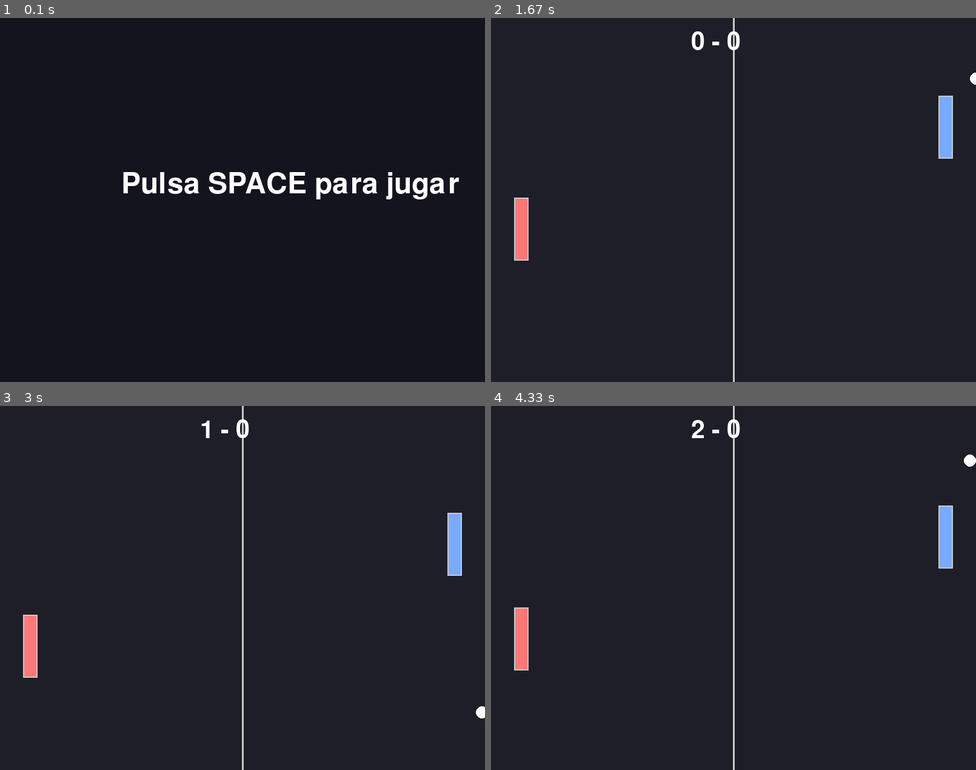
Above: before the commit, frames 1-4 (two rows, left to right).
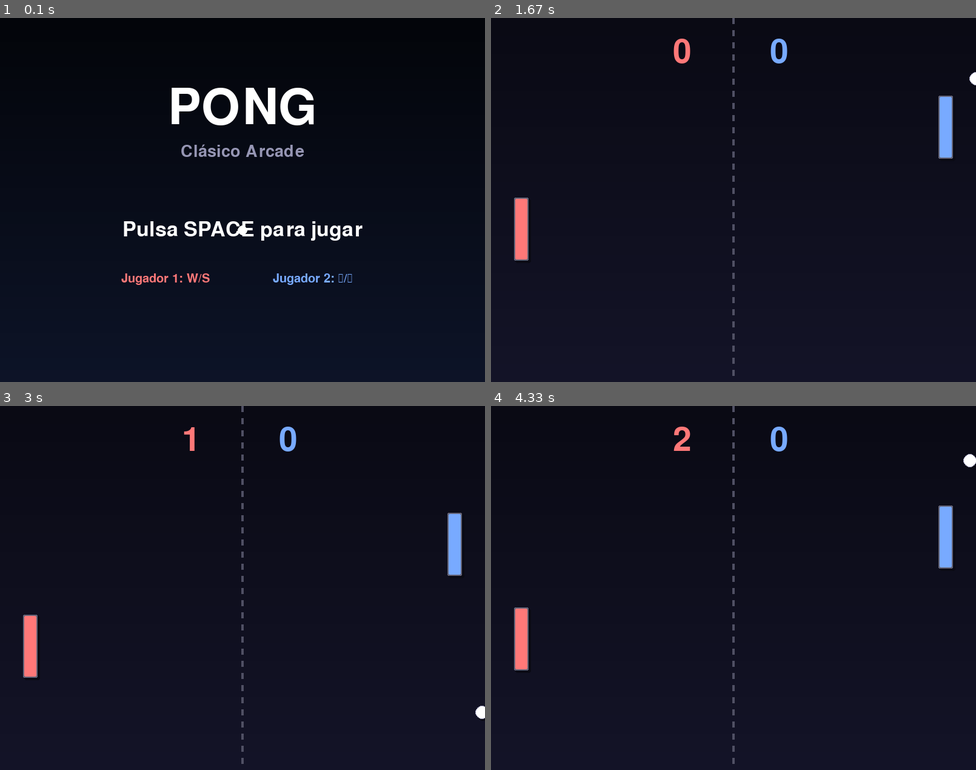
Above: after the commit, the same moments.

Repository: franjdaw/Juego-Ping-Pong-Pygame
Game: pygame game, started from main.py
Same seed, same stepped clock (60 frames per second), same inputs: the game is played once before the commit and once after it.
Inputs:
- Up to frame 1 (0.1 s): no input
- Up to frame 2 (1.67 s): tap Space at 0.33, 0.73, 1.03, 1.23, 1.57 s; hold Up 0.67-1.13 s; hold Down 1.17-1.47 s; hold S 1.17-1.47 s; hold Up from 1.5 s (still down); hold W from 1.5 s (still down)
- Up to frame 3 (3 s): release Up at 1.87 s; release W at 1.87 s; hold Down 1.9-2.27 s; hold S 1.9-2.27 s; tap Space at 1.97, 2.37, 2.7 s; hold Up 2.3-2.6 s; hold W 2.3-2.6 s; hold Down 2.63-2.93 s; hold S 2.63-2.93 s; hold Up from 2.97 s (still down); hold W from 2.97 s (still down)
- Up to frame 4 (4.33 s): tap Space at 3.03, 3.43, 3.83, 4.17 s; release Up at 3.33 s; release W at 3.33 s; hold Down 3.37-3.73 s; hold S 3.37-3.73 s; hold Up 3.77-4.07 s; hold W 3.77-4.07 s; hold Down from 4.1 s (still down); hold S from 4.1 s (still down)

The runs differ from the first frame. In frame 1, 5.2% of the frame differs, in the area x 25-95%, y 19-74%; in frame 2, 1.1%; in frame 3, 1.0%; in frame 4, 1.1%.

Commit message:
Mejoras en la apariencia del juego

Diff:
--- a/juego.py
+++ b/juego.py
@@ -77,10 +77,15 @@
         self.reiniciar_pelota()
 
     def dibujar(self):
-
-        self.pantalla.fill((30,30,40))
-
-        pygame.draw.line(self.pantalla,(200,200,200),(self.ancho//2,0),(self.ancho//2,self.alto),3)
+        # Fondo gradiente
+        for i in range(self.alto):
+            color_value = 20 + (i * 20 // self.alto)
+            color = (color_value//2, color_value//2, color_value)
+            pygame.draw.line(self.pantalla, color, (0, i), (self.ancho, i))
+
+        # Línea central con efecto
+        for i in range(0, self.alto, 20):
+            pygame.draw.rect(self.pantalla, (80,80,100), (self.ancho//2 - 2, i, 4, 10))
 
         # 🔥 POLIMORFISMO REAL
         for entidad in self.entidades:
@@ -90,12 +95,91 @@
             else:
                 entidad.dibujar(self.pantalla)
 
-        fuente = pygame.font.Font(None, 60)
-        marcador = fuente.render(f"{self.puntos1} - {self.puntos2}", True, (255,255,255))
-        self.pantalla.blit(marcador, (self.ancho//2 - 70, 20))
+        # Marcador mejorado
+        fuente = pygame.font.Font(None, 80)
+        marcador = fuente.render(f"{self.puntos1}", True, (255,120,120))
+        self.pantalla.blit(marcador, (self.ancho//2 - 100, 30))
+
+        marcador2 = fuente.render(f"{self.puntos2}", True, (120,170,255))
+        self.pantalla.blit(marcador2, (self.ancho//2 + 60, 30))
 
         pygame.display.flip()
 
+    def dibujar_intro(self):
+        # Fondo gradiente para intro
+        for i in range(self.alto):
+            color_value = 10 + (i * 30 // self.alto)
+            color = (color_value//3, color_value//2, color_value)
+            pygame.draw.line(self.pantalla, color, (0, i), (self.ancho, i))
+
+        # Título principal
+        fuente_titulo = pygame.font.Font(None, 120)
+        titulo = fuente_titulo.render("PONG", True, (255,255,255))
+        titulo_rect = titulo.get_rect(center=(self.ancho//2, 150))
+        self.pantalla.blit(titulo, titulo_rect)
+
+        # Subtítulo
+        fuente_sub = pygame.font.Font(None, 40)
+        subtitulo = fuente_sub.render("Clásico Arcade", True, (150,150,180))
+        sub_rect = subtitulo.get_rect(center=(self.ancho//2, 220))
+        self.pantalla.blit(subtitulo, sub_rect)
+
+        # Instrucciones
+        fuente_inst = pygame.font.Font(None, 50)
+        texto = fuente_inst.render("Pulsa SPACE para jugar", True, (255,255,255))
+        text_rect = texto.get_rect(center=(self.ancho//2, 350))
+        self.pantalla.blit(texto, text_rect)
+
+        # Controles
+        fuente_controles = pygame.font.Font(None, 30)
+        controles1 = fuente_controles.render("Jugador 1: W/S", True, (255,120,120))
+        controles2 = fuente_controles.render("Jugador 2: ↑/↓", True, (120,170,255))
+        self.pantalla.blit(controles1, (self.ancho//2 - 200, 420))
+        self.pantalla.blit(controles2, (self.ancho//2 + 50, 420))
+
+        # Efecto de parpadeo
+        import time
+        if int(time.time() * 2) % 2 == 0:
+            pygame.draw.circle(self.pantalla, (255,255,255), (self.ancho//2, 350), 8)
+
+    def dibujar_victoria(self):
+        # Fondo gradiente para victoria
+        for i in range(self.alto):
+            color_value = 15 + (i * 25 // self.alto)
+            color = (color_value//2, color_value//3, color_value//2)
+            pygame.draw.line(self.pantalla, color, (0, i), (self.ancho, i))
+
+        # Título de victoria
+        fuente_titulo = pygame.font.Font(None, 100)
+        titulo = fuente_titulo.render("¡VICTORIA!", True, (255,215,0))
+        titulo_rect = titulo.get_rect(center=(self.ancho//2, 150))
+        self.pantalla.blit(titulo, titulo_rect)
+
+        # Ganador
+        fuente_ganador = pygame.font.Font(None, 80)
+        ganador = "Jugador 1" if self.puntos1 > self.puntos2 else "Jugador 2"
+        color_ganador = (255,120,120) if self.puntos1 > self.puntos2 else (120,170,255)
+        texto_ganador = fuente_ganador.render(f"Gana {ganador}", True, color_ganador)
+        ganador_rect = texto_ganador.get_rect(center=(self.ancho//2, 250))
+        self.pantalla.blit(texto_ganador, ganador_rect)
+
+        # Puntuación final
+        fuente_puntos = pygame.font.Font(None, 60)
+        texto_puntos = fuente_puntos.render(f"{self.puntos1} - {self.puntos2}", True, (200,200,200))
+        puntos_rect = texto_puntos.get_rect(center=(self.ancho//2, 330))
+        self.pantalla.blit(texto_puntos, puntos_rect)
+
+        # Instrucción para reiniciar
+        fuente_inst = pygame.font.Font(None, 40)
+        texto_inst = fuente_inst.render("Pulsa SPACE para jugar otra vez", True, (255,255,255))
+        inst_rect = texto_inst.get_rect(center=(self.ancho//2, 420))
+        self.pantalla.blit(texto_inst, inst_rect)
+
+        # Efectos decorativos
+        import time
+        if int(time.time() * 3) % 2 == 0:
+            pygame.draw.circle(self.pantalla, (255,215,0), (self.ancho//2, 420), 6)
+
     def iniciar(self):
 
         while True:
@@ -103,12 +187,7 @@
             self.manejar_eventos()
 
             if self.estado == "inicio":
-                self.pantalla.fill((20,20,30))
-
-                fuente = pygame.font.Font(None, 70)
-                texto = fuente.render("Pulsa SPACE para jugar", True, (255,255,255))
-                self.pantalla.blit(texto, (200, 250))
-
+                self.dibujar_intro()
                 pygame.display.flip()
 
             elif self.estado == "jugando":
@@ -116,13 +195,7 @@
                 self.dibujar()
 
             elif self.estado == "victoria":
-                self.pantalla.fill((20,20,30))
-
-                fuente = pygame.font.Font(None, 70)
-                ganador = "Jugador 1" if self.puntos1 > self.puntos2 else "Jugador 2"
-                texto = fuente.render(f"Gana {ganador}", True, (255,255,255))
-
-                self.pantalla.blit(texto, (250, 250))
+                self.dibujar_victoria()
                 pygame.display.flip()
 
             self.reloj.tick(self.fps)
--- a/jugador.py
+++ b/jugador.py
@@ -18,5 +18,16 @@
         self.rect.topleft = (self.x, self.y)
 
     def dibujar(self, pantalla, color=(255,255,255)):
-        pygame.draw.rect(pantalla, (200,200,200), self.rect.inflate(4,4))
-        pygame.draw.rect(pantalla, color, self.rect)
+        # Sombra sutil
+        shadow_rect = self.rect.inflate(6,6)
+        shadow_rect.x += 3
+        shadow_rect.y += 3
+        pygame.draw.rect(pantalla, (10,10,20), shadow_rect, border_radius=3)
+
+        # Borde exterior
+        pygame.draw.rect(pantalla, (100,100,120), self.rect.inflate(4,4), border_radius=2)
+        # Principal
+        pygame.draw.rect(pantalla, color, self.rect, border_radius=2)
+        # Brillo sutil
+        highlight_rect = pygame.Rect(self.rect.x + 2, self.rect.y + 2, self.rect.width - 4, 10)
+        pygame.draw.rect(pantalla, (*color, 50), highlight_rect, border_radius=2)
--- a/pelota.py
+++ b/pelota.py
@@ -15,7 +15,14 @@
         self.y += self.vel_y
 
     def dibujar(self, pantalla):
+        # Sombra
+        pygame.draw.circle(pantalla, (10,10,20), (int(self.x + 2), int(self.y + 2)), self.radio + 2)
+        # Brillo exterior
+        pygame.draw.circle(pantalla, (150,150,180), (int(self.x), int(self.y)), self.radio + 1)
+        # Principal
         pygame.draw.circle(pantalla, (255,255,255), (int(self.x), int(self.y)), self.radio)
+        # Brillo central
+        pygame.draw.circle(pantalla, (255,255,255), (int(self.x - 3), int(self.y - 3)), 3)
 
     def rebote_pared(self, alto):
         if self.y <= 0 or self.y >= alto:
Not shown, added: read.me
